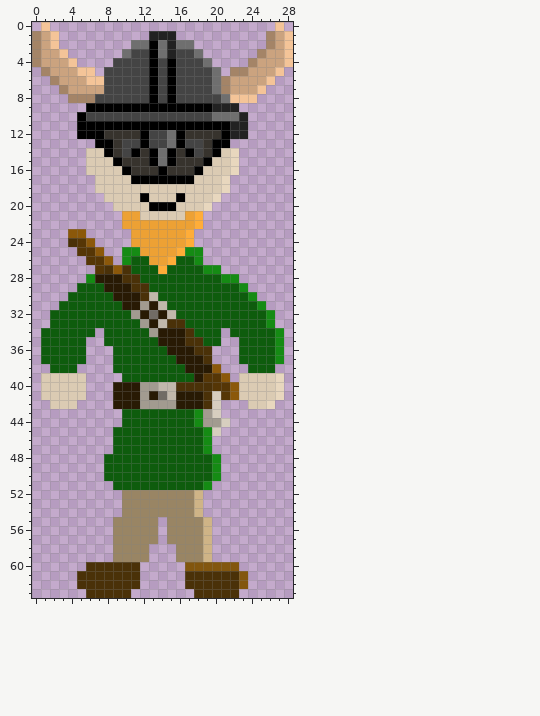
Two states of a pixel-art sprite, Assets/player.png. The first picture shows the starting point.
The file is 29x64 pixels. Colours within 5 levels of each other are drawn and written as one.
The same view after the edit:
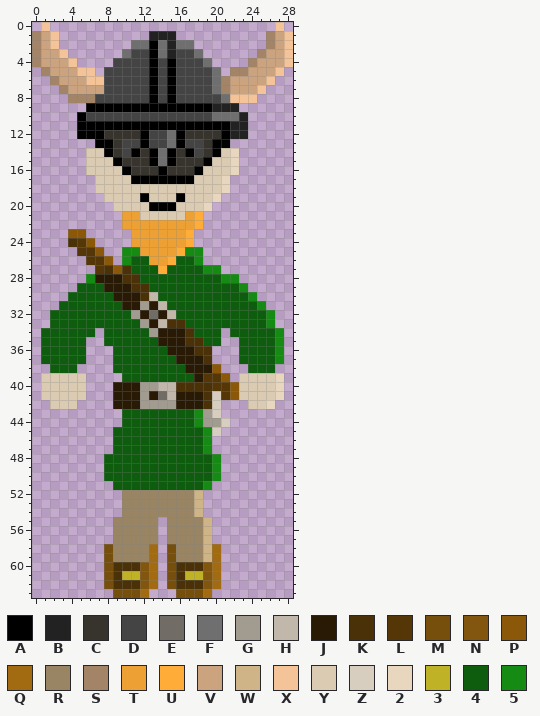
Palette (. is transparent): A #000000  B #222222  C #37332d  D #444444  E #716c65  F #6f6f6f  G #a29b90  H #c1b8ab  J #281a04  K #4a3108  L #553606  M #774f0d  N #82560e  P #8b580a  Q #a26b12  R #998564  S #a48467  T #eda134  U #ffad38  V #cba37f  W #cfb487  X #f4c498  Y #dbcbb3  Z #d7cebf  2 #e8d7be  3 #bfb226  4 #0e5c0d  5 #158b14
Changes in this commit:
@@ x 0..28 @@
 57 .........RRRRR.RRRRW.........
-58 .........RRRR...RRRW.........
-59 .........RRRR...RRRW.........
-60 ......KKKKKK.....NNNNNN......
-61 .....KKKKKKK.....KKKKKKN.....
-62 .....KKKKKKK.....KKKKKKN.....
-63 ......KKKKK.......KKKKK......
+58 ........MRRRRQ.MRRRWQ........
+59 ........MRRRRQ.MRRRWQ........
+60 ........MKKKNQ.MKKKNQ........
+61 ........MK33NQ.MK33NQ........
+62 ........MKKKNQ.MKKKNQ........
+63 .........MMMQ...MMMQ.........
